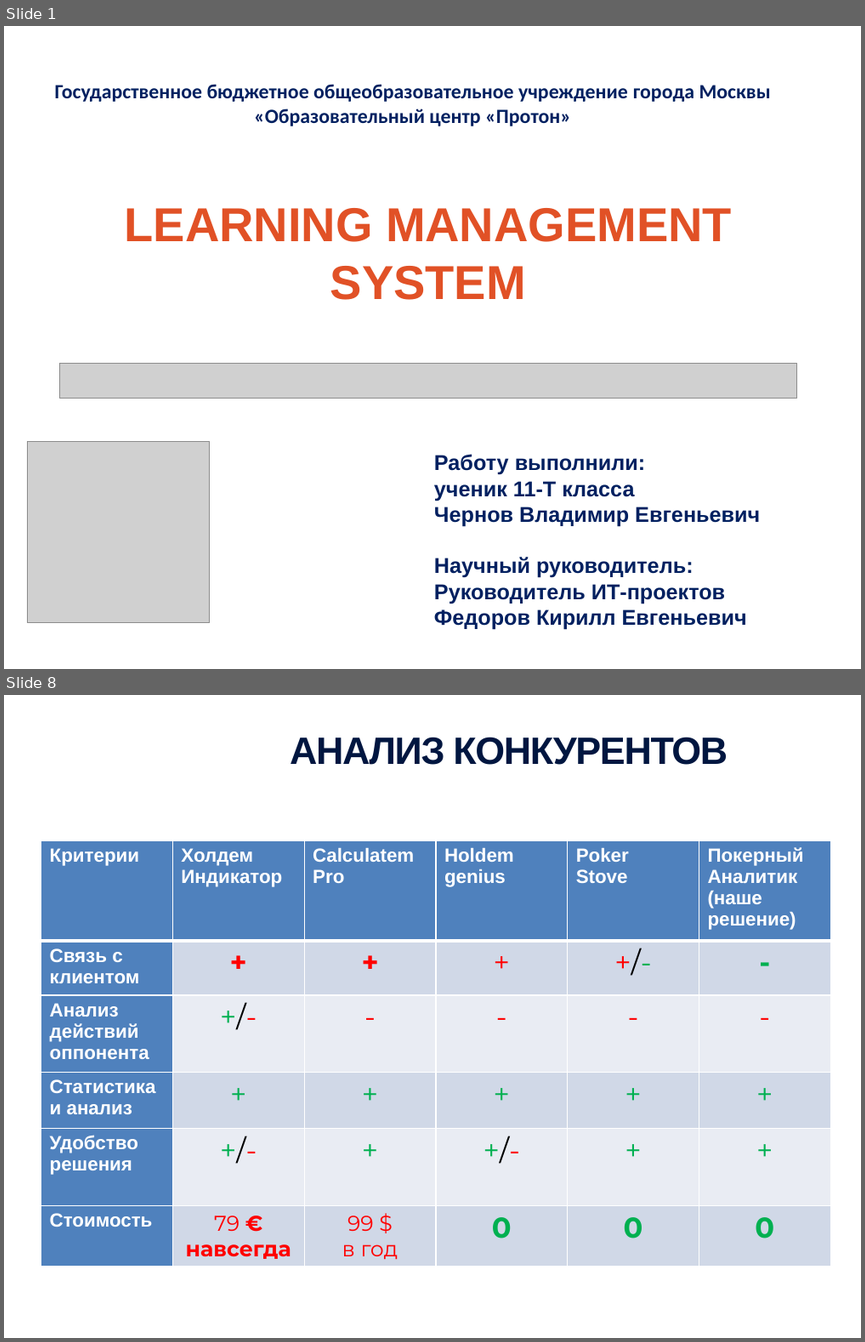
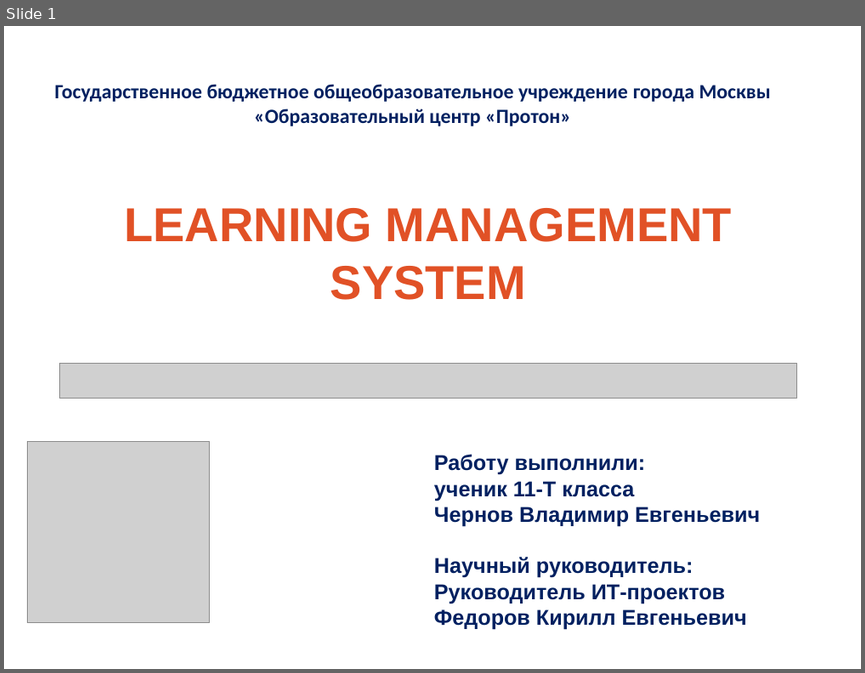
Before and after one commit to JaydenPears/LMS, a slide deck: Documentation/Чернов Владимир Презентация проектной работы.pptx. Shown one above the other, each under a label of ours: slides 1 and 8 before the commit, slide 1 after it; the slides between them are not shown. The pictures are 865x1342 and 865x673 pixels, drawn with LibreOffice and Linux fonts; fonts in the diff are those of the drawing; grey boxes stand for pictures; background and template pictures are left out. Boxes give left, top, right and bottom in pixels: in the first picture for what was removed or moved away, otherwise in the second. Text is boxed around its words. In the diff, an @@ line names an element or a change of style, - is before the commit and + after.

```diff
--- a/Documentation/Чернов Владимир Презентация проектной работы.pptx
+++ b/Documentation/Чернов Владимир Презентация проектной работы.pptx
@@ slide 8 removed at (x1=4, y1=695, x2=861, y2=1338), background picture (left out) @@
@@ text removed at (x1=290, y1=737, x2=727, y2=765) @@
-АНАЛИЗ КОНКУРЕНТОВ
@@ table removed at (x1=41, y1=840, x2=833, y2=1265), 6 rows, 6 columns @@
-Критерии | Холдем Индикатор | Calculatem Pro | Holdem genius | Poker Stove | Покерный Аналитик (наше решение)
-Связь с клиентом | + | + | + | +/- | -
-Анализ действий оппонента | +/- | - | - | - | -
-Статистика и анализ | + | + | + | + | +
-Удобство решения | +/- | + | +/- | + | +
-Стоимость | 79 € навсегда | 99 $ в год | 0 | 0 | 0
```
Also in this commit, not shown: 4 slides changed, 13 slides added, 23 other slides removed, 4 other files.
